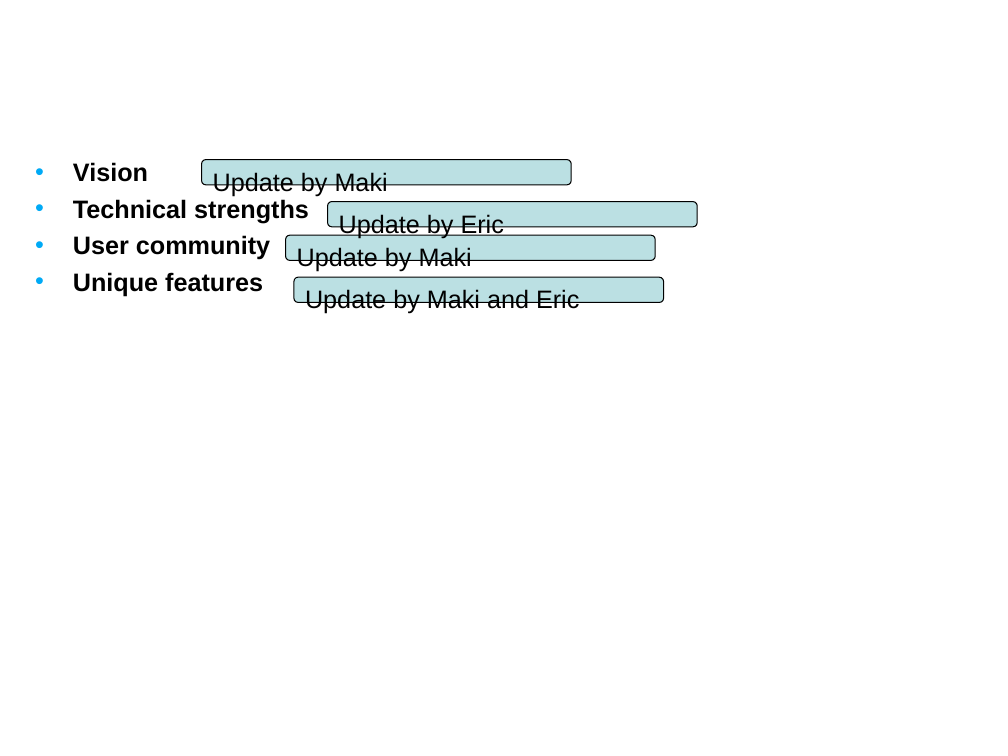
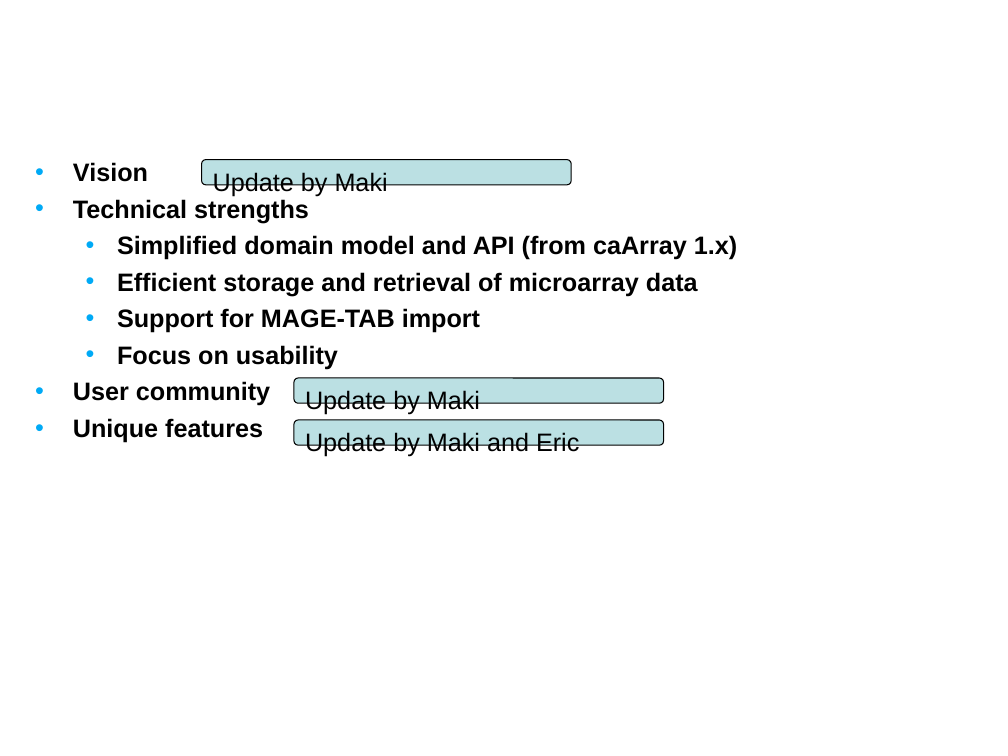
Before and after one commit to NCIP/caarray-docs, a slide deck: slide 3 of implementation/caarray_silver_compatibility_review/01. caarray_silver_compat_kickoff_Feb_2008.ppt. Drawn at 1008x756 pixels with LibreOffice and Linux fonts; fonts in the diff are those of the drawing; background and template pictures are left out. Boxes give left, top, right and bottom in pixels: in the first picture for what was removed or moved away, otherwise in the second. Text is boxed around its words. In the diff, an @@ line names an element or a change of style, - is before the commit and + after.

```diff
--- a/implementation/caarray_silver_compatibility_review/01. caarray_silver_compat_kickoff_Feb_2008.ppt
+++ b/implementation/caarray_silver_compatibility_review/01. caarray_silver_compat_kickoff_Feb_2008.ppt
@@ rounded rectangle removed at (x1=328, y1=202, x2=698, y2=227) @@
-Update by Eric
@@ text at (x1=117, y1=235, x2=737, y2=369): paragraphs added @@
+  • Simplified domain model and API (from caArray 1.x)
+  • Efficient storage and retrieval of microarray data
+  • Support for MAGE-TAB import
+  • Focus on usability
@@ rounded rectangle "Update by Maki" moved from (x1=285, y1=235, x2=655, y2=260) to (x1=294, y1=378, x2=664, y2=403) @@
@@ rounded rectangle "Update by Maki and Eric" moved from (x1=294, y1=277, x2=664, y2=302) to (x1=294, y1=420, x2=664, y2=446) @@
```
Also in this commit, not shown: 5 other slides changed, 2 slides added, 2 slides removed.
